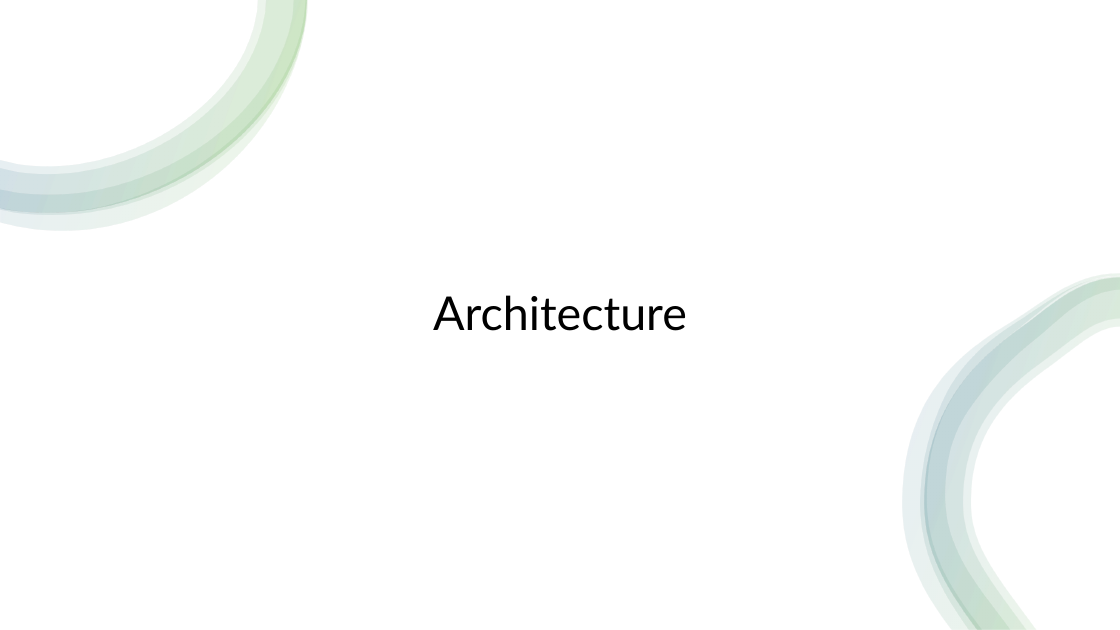
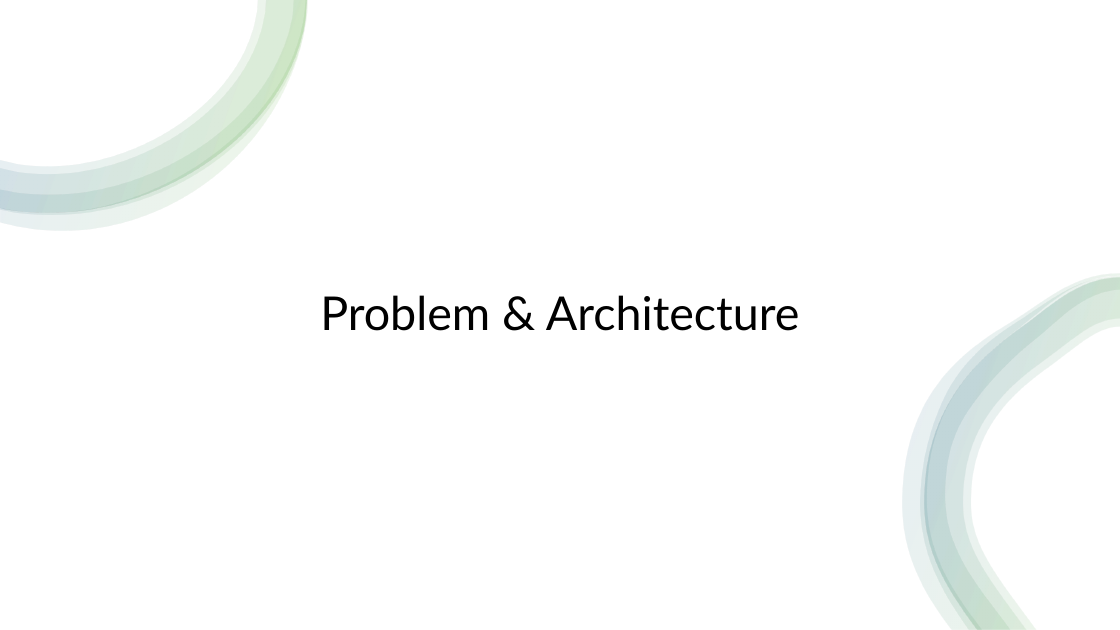
Before and after one commit to Kikoszzz/nopCommerce, a slide deck: slide 2 of ENTREGA/Apresentação1.pptx. Drawn at 1120x630 pixels with LibreOffice and Linux fonts; fonts in the diff are those of the drawing. Boxes give left, top, right and bottom in pixels: in the first picture for what was removed or moved away, otherwise in the second. Text is boxed around its words. In the diff, an @@ line names an element or a change of style, - is before the commit and + after.

```diff
--- a/ENTREGA/Apresentação1.pptx
+++ b/ENTREGA/Apresentação1.pptx
@@ text at (320,295,800,331): text changed @@
-Architecture
+Problem & Architecture
```
Also in this commit, not shown: 5 other slides changed, 1 slide added.
